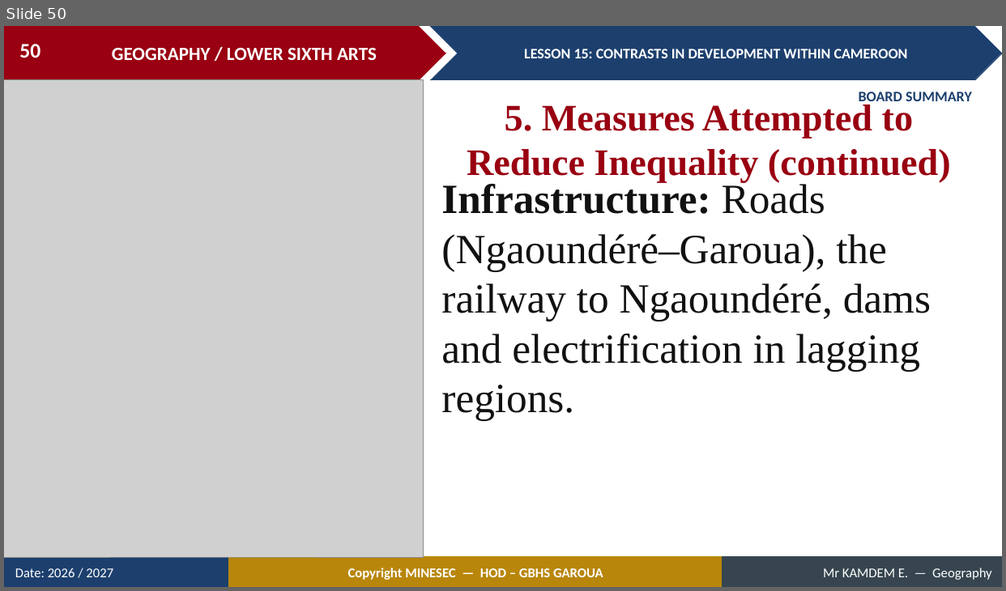
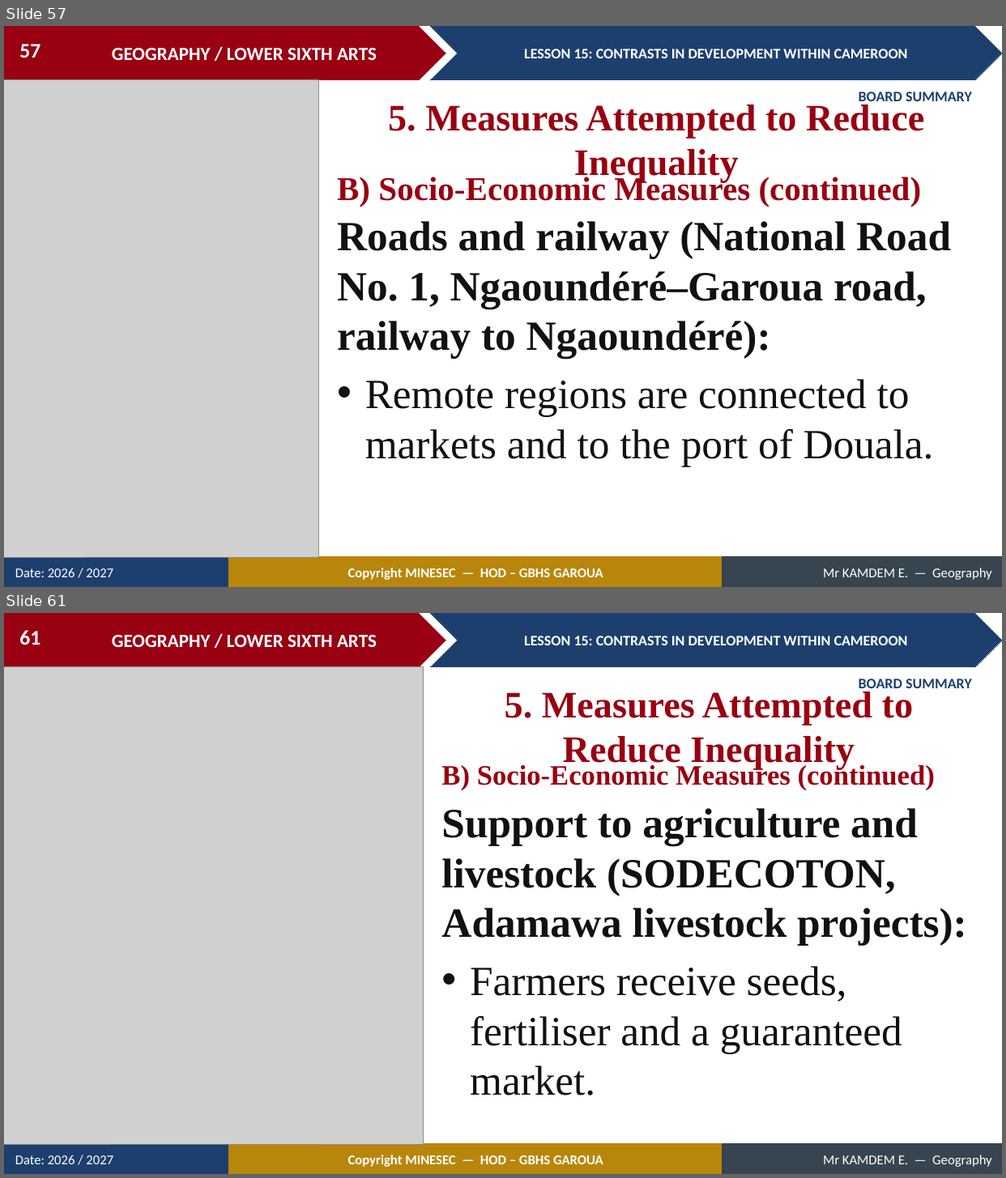
Before and after one commit to Berthautk/linea-github, a slide deck: lecons/LSA/Geography of Cameroon/15_LSA_CAM_L15_Contrasts_in_Development_within_Cameroon.pptx. Shown one above the other, each under a label of ours: slide 50 before the commit, slides 57 and 61 after it; the slides between them are not shown. The pictures are 1006x591 and 1006x1178 pixels, drawn with LibreOffice and Linux fonts; fonts in the diff are those of the drawing; grey boxes stand for pictures. Boxes give left, top, right and bottom in pixels: in the first picture for what was removed or moved away, otherwise in the second. Text is boxed around its words. In the diff, an @@ line names an element or a change of style, - is before the commit and + after.

```diff
--- a/lecons/LSA/Geography of Cameroon/15_LSA_CAM_L15_Contrasts_in_Development_within_Cameroon.pptx
+++ b/lecons/LSA/Geography of Cameroon/15_LSA_CAM_L15_Contrasts_in_Development_within_Cameroon.pptx
@@ slide 61 added at box(4, 613, 1002, 1174), background #FFFFFF; not listed: 9 template elements that a slide beside it also shows @@
@@ page number added at box(19, 630, 40, 645), 20 pt, text #FFFFFF, bold @@
+61
@@ picture added at box(4, 667, 424, 1144) @@
@@ text added at box(859, 679, 972, 692), 14 pt, text #1C3F6E, bold @@
+BOARD SUMMARY
@@ text added at box(505, 692, 913, 770), 36 pt, text #990011, bold @@
+5. Measures Attempted to Reduce Inequality
@@ text added at box(441, 763, 935, 790), 27 pt, text #990011, bold @@
+B) Socio-Economic Measures (continued)
@@ text added at box(441, 808, 967, 1096), 40 pt, text #111111, bold @@
+Support to agriculture and livestock (SODECOTON, Adamawa livestock projects):
+• Farmers receive seeds, fertiliser and a guaranteed market.
@@ what was slide 50 is now slide 57 @@
@@ slide 57 changed as well @@
@@ page number at box(19, 44, 40, 58): text changed @@
-50
+57
@@ picture: place and size @@
-picture at box(4, 80, 424, 557)
+picture at box(4, 80, 318, 557)
@@ text at box(388, 105, 924, 183): text changed @@
-5. Measures Attempted to Reduce Inequality (continued)
+5. Measures Attempted to Reduce Inequality
@@ text added at box(337, 173, 922, 206), 32 pt, text #990011, bold @@
+B) Socio-Economic Measures (continued)
@@ text at box(337, 221, 951, 467): text changed; bold on @@
-Infrastructure: Roads (Ngaoundéré–Garoua), the railway to Ngaoundéré, dams and electrification in lagging regions.
+Roads and railway (National Road No. 1, Ngaoundéré–Garoua road, railway to Ngaoundéré):
+• Remote regions are connected to markets and to the port of Douala.
```
Also in this commit, not shown: 3 other slides changed, 21 other slides added, 1 slide removed, 2 other files.
